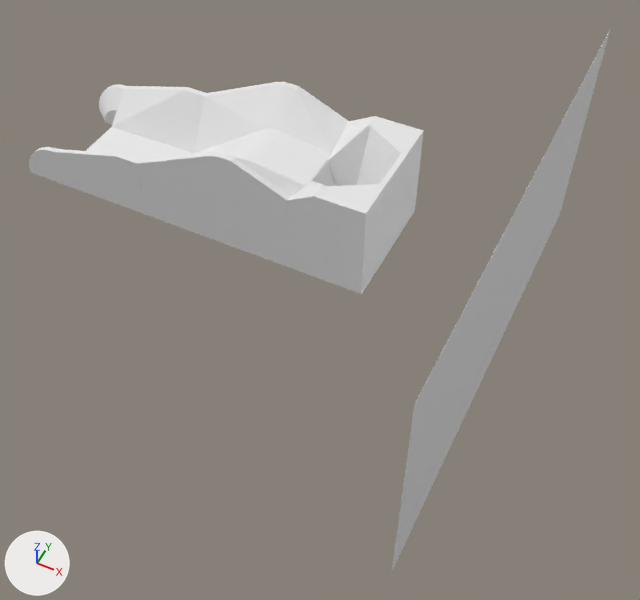
The OBJ model examples/sampling_c3/urdf/3d_Printer/ramp/ramp10.obj as it was, and as the next commit left it.
One viewpoint serves both versions: a camera (50 mm lens) standing at (102.0, -306.0, 292.0) and looking at (-28.0, -47.0, -32.0). Arrows for +X, +Y and +Z are at lower left; the lights stay in place. The older version comes first. Where no turn or scale is listed for an object, it has been applied to the vertices.

In view in the first picture: 'Cube', 'new_ramp', 'new_ramp.001', 'new_ramp.002', 'new_ramp.003', 'new_ramp.004', 'new_ramp.005', 'new_ramp.006', 'new_ramp.007', 'new_ramp.008', 'new_ramp.009', 'new_ramp.010', 'new_ramp.011', 'new_ramp.012', 'new_ramp.013'.
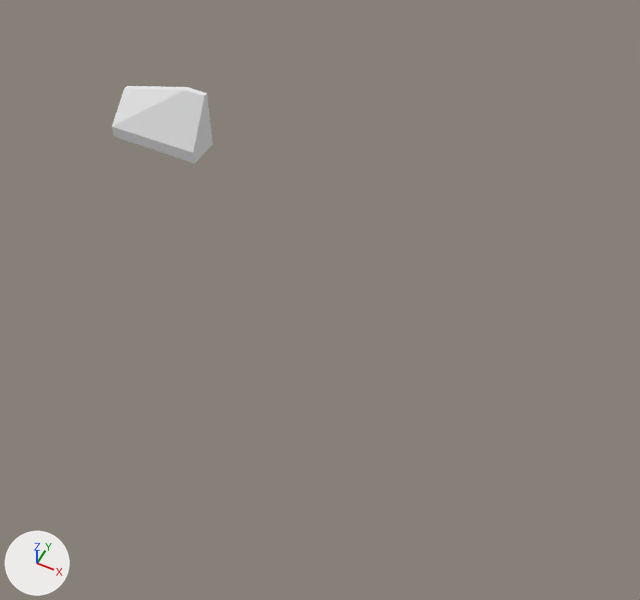
Location of each change, [x1, y1, x2, y2] in pixels of the pictures (640 x 600 px):
'Cube', deleted: before [391, 28, 611, 573]
'new_ramp.005', deleted: before [137, 153, 305, 268]
'new_ramp', deleted: before [193, 82, 349, 153]
'new_ramp.011', deleted: before [317, 184, 384, 294]
'new_ramp.007', deleted: before [54, 149, 147, 215]
'new_ramp.004', deleted: before [192, 128, 331, 186]
'new_ramp.012', deleted: before [357, 117, 424, 232]
'new_ramp.010', deleted: before [287, 181, 325, 278]
'new_ramp.003', deleted: before [328, 116, 377, 186]
'new_ramp.013', deleted: before [378, 153, 408, 268]
'new_ramp.008', deleted: before [86, 127, 193, 160]
'new_ramp.002', deleted: before [29, 147, 63, 184]
'new_ramp.001', deleted: before [99, 84, 127, 125]
'new_ramp.009', deleted: before [312, 161, 335, 186]

The change, as a list of edits to the scene's bpy script:
```text
Remove ob_cube:
    ob_cube = bpy.data.objects.new('Cube', me_cube)
    ob_cube.location = (0.0, 0.0, 0.0)
Remove ob_new_ramp:
    ob_new_ramp = bpy.data.objects.new('new_ramp', me_new_ramp)
    ob_new_ramp.location = (0.0, 0.0, 0.0)
Remove ob_new_ramp_001:
    ob_new_ramp_001 = bpy.data.objects.new('new_ramp.001', me_new_ramp_001)
    ob_new_ramp_001.location = (0.0, 0.0, 0.0)
Remove ob_new_ramp_002:
    ob_new_ramp_002 = bpy.data.objects.new('new_ramp.002', me_new_ramp_002)
    ob_new_ramp_002.location = (0.0, 0.0, 0.0)
Remove ob_new_ramp_003:
    ob_new_ramp_003 = bpy.data.objects.new('new_ramp.003', me_new_ramp_003)
    ob_new_ramp_003.location = (0.0, 0.0, 0.0)
Remove ob_new_ramp_004:
    ob_new_ramp_004 = bpy.data.objects.new('new_ramp.004', me_new_ramp_004)
    ob_new_ramp_004.location = (0.0, 0.0, 0.0)
Remove ob_new_ramp_005:
    ob_new_ramp_005 = bpy.data.objects.new('new_ramp.005', me_new_ramp_005)
    ob_new_ramp_005.location = (0.0, 0.0, 0.0)
Remove ob_new_ramp_007:
    ob_new_ramp_007 = bpy.data.objects.new('new_ramp.007', me_new_ramp_007)
    ob_new_ramp_007.location = (0.0, 0.0, 0.0)
Remove ob_new_ramp_008:
    ob_new_ramp_008 = bpy.data.objects.new('new_ramp.008', me_new_ramp_008)
    ob_new_ramp_008.location = (0.0, 0.0, 0.0)
Remove ob_new_ramp_009:
    ob_new_ramp_009 = bpy.data.objects.new('new_ramp.009', me_new_ramp_009)
    ob_new_ramp_009.location = (0.0, 0.0, 0.0)
Remove ob_new_ramp_010:
    ob_new_ramp_010 = bpy.data.objects.new('new_ramp.010', me_new_ramp_010)
    ob_new_ramp_010.location = (0.0, 0.0, 0.0)
Remove ob_new_ramp_011:
    ob_new_ramp_011 = bpy.data.objects.new('new_ramp.011', me_new_ramp_011)
    ob_new_ramp_011.location = (0.0, 0.0, 0.0)
Remove ob_new_ramp_012:
    ob_new_ramp_012 = bpy.data.objects.new('new_ramp.012', me_new_ramp_012)
    ob_new_ramp_012.location = (0.0, 0.0, 0.0)
Remove ob_new_ramp_013:
    ob_new_ramp_013 = bpy.data.objects.new('new_ramp.013', me_new_ramp_013)
    ob_new_ramp_013.location = (0.0, 0.0, 0.0)
```
